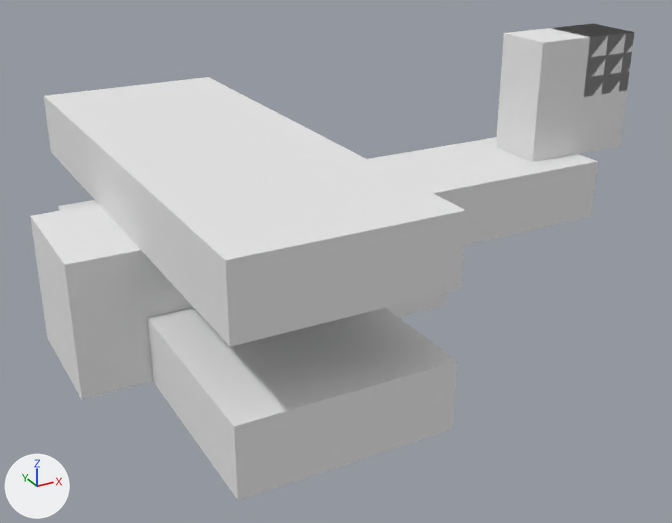
An edit to the OBJ model project/Plane/Meshes/Biplane.obj, drawn before and after from the same camera.
Camera for both pictures: a 50 mm lens placed at (-6.2, -12.16, 5.8), pointed at (0.36, -0.23, -0.17). Every picture has the same lights, and +X, +Y and +Z are marked at lower left. Where no turn or scale is listed for an object, it has been applied to the vertices.

Objects in the first picture: 'Biplane'.
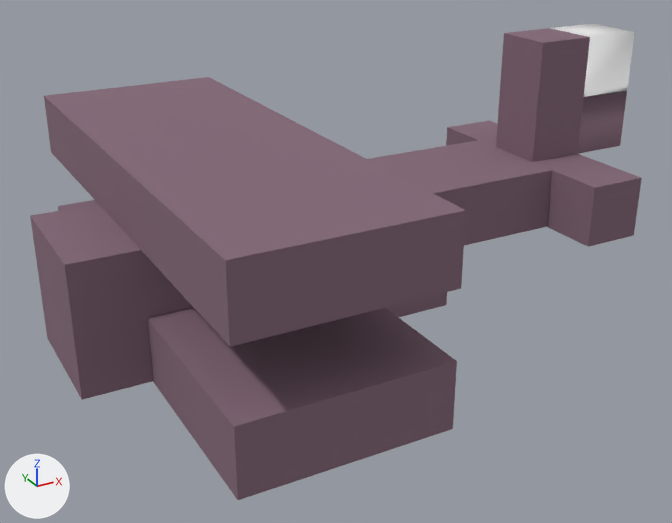
Edits to the bpy script that builds the scene:
```text
Add mat_color3:
    mat_color3 = principled_material('color3')
    mat_color3.base_color = (0.227, 0.137, 0.184)  # purple #836777
    mat_color3.roughness = 1.0
Change me_biplane:
    used by ob_biplane; location = (0.0, 0.0, 0.0)
    remove me_biplane.from_pydata(...)  # 52 vertices, 84 faces; spans x -4.0..6.0, y -4.0..4.0, z -1.0..3.0
    add me_biplane.from_pydata(...)  # 62 vertices, 108 faces; spans x -4.0..6.0, y -4.0..4.0, z -1.0..3.0
    me_biplane part 1: a new loose piece, a box spanning x 4.0..5.0, y -2.0..2.0, z 0.0..1.0, in mat_color3 (purple #836877)
    me_biplane part 2
    10 faces are deleted
    4 vertices in x 5.0, y -1.0..1.0, z 0.0..1.0 move by (-1.0, 0.0, 0.0)
    2 vertices are added at (5.0, -0.5, 1.0), (5.0, 0.5, 1.0)
    22 new faces join them, mat_color3 (purple #836877)
    me_biplane part 3: 62 faces spanning x -4.0..4.0, y -4.0..4.0, z -1.0..3.0 switch from mat_color8 (white #e7e7e7) to mat_color3 (purple #836877)
```

What differs and where, as boxes [x1, y1, x2, y2] in the pictures (672 x 523 px):
'Biplane', reshaped
    before: [30, 24, 634, 500]
    after: [30, 24, 642, 500]
part 1 of me_biplane, added (purple)
    after: [446, 121, 642, 247]
part 2 of me_biplane, built on
    before: [31, 24, 634, 334]
    after: [31, 28, 627, 334]
part 3 of me_biplane, recoloured (white to purple)
    both: [30, 33, 543, 500]
